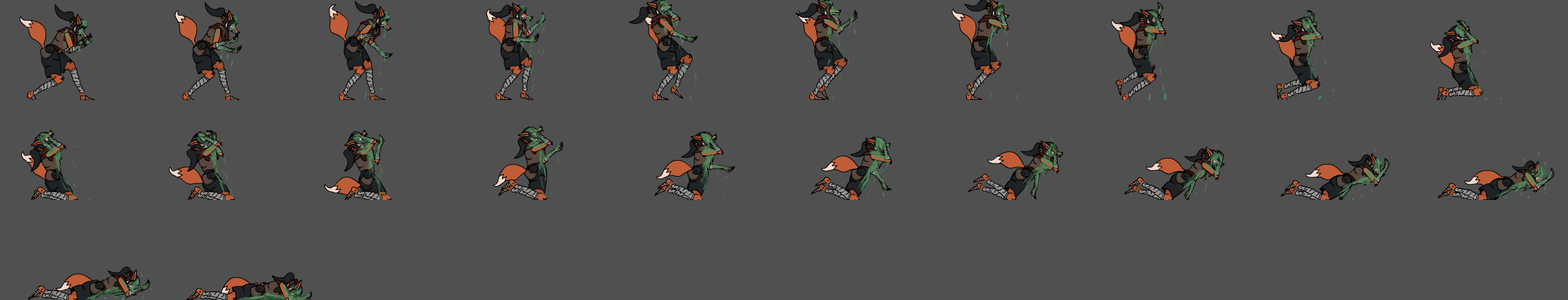
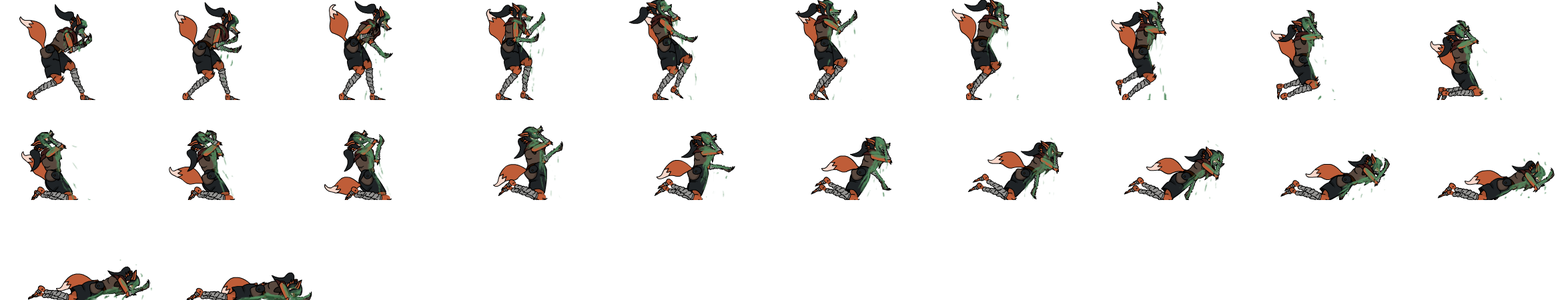
Revision of a layered 1568x300 image; what changed, layer by layer:
hid "Arrière-plan" over left=0, top=0, right=1568, bottom=300
